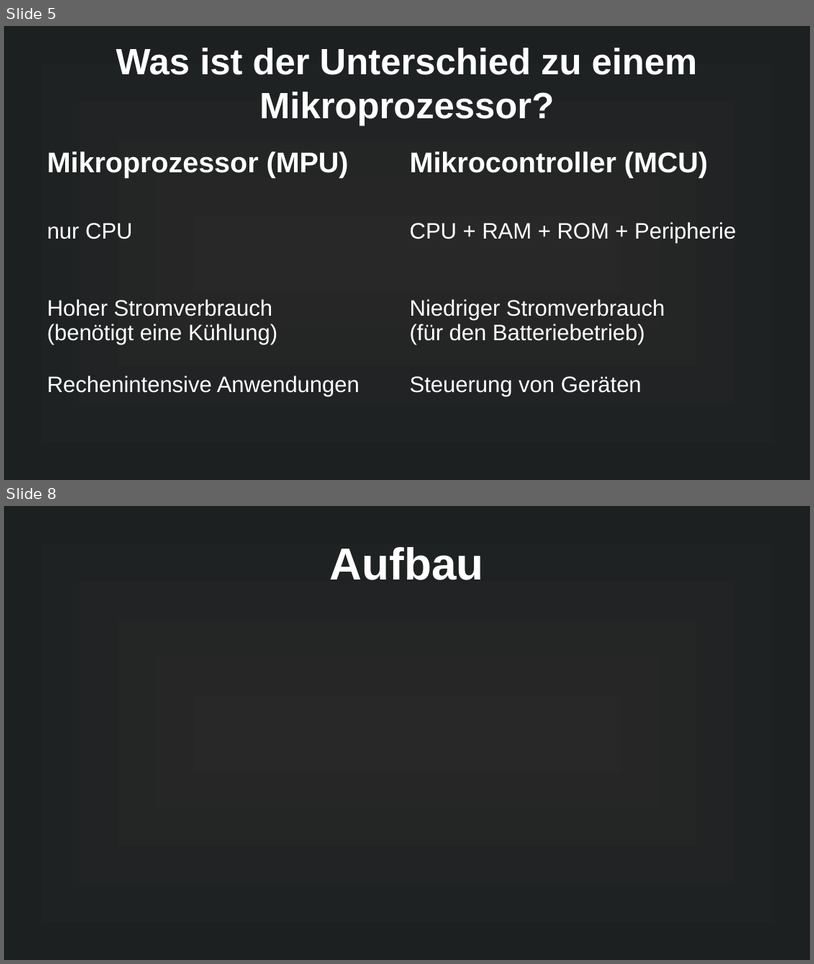
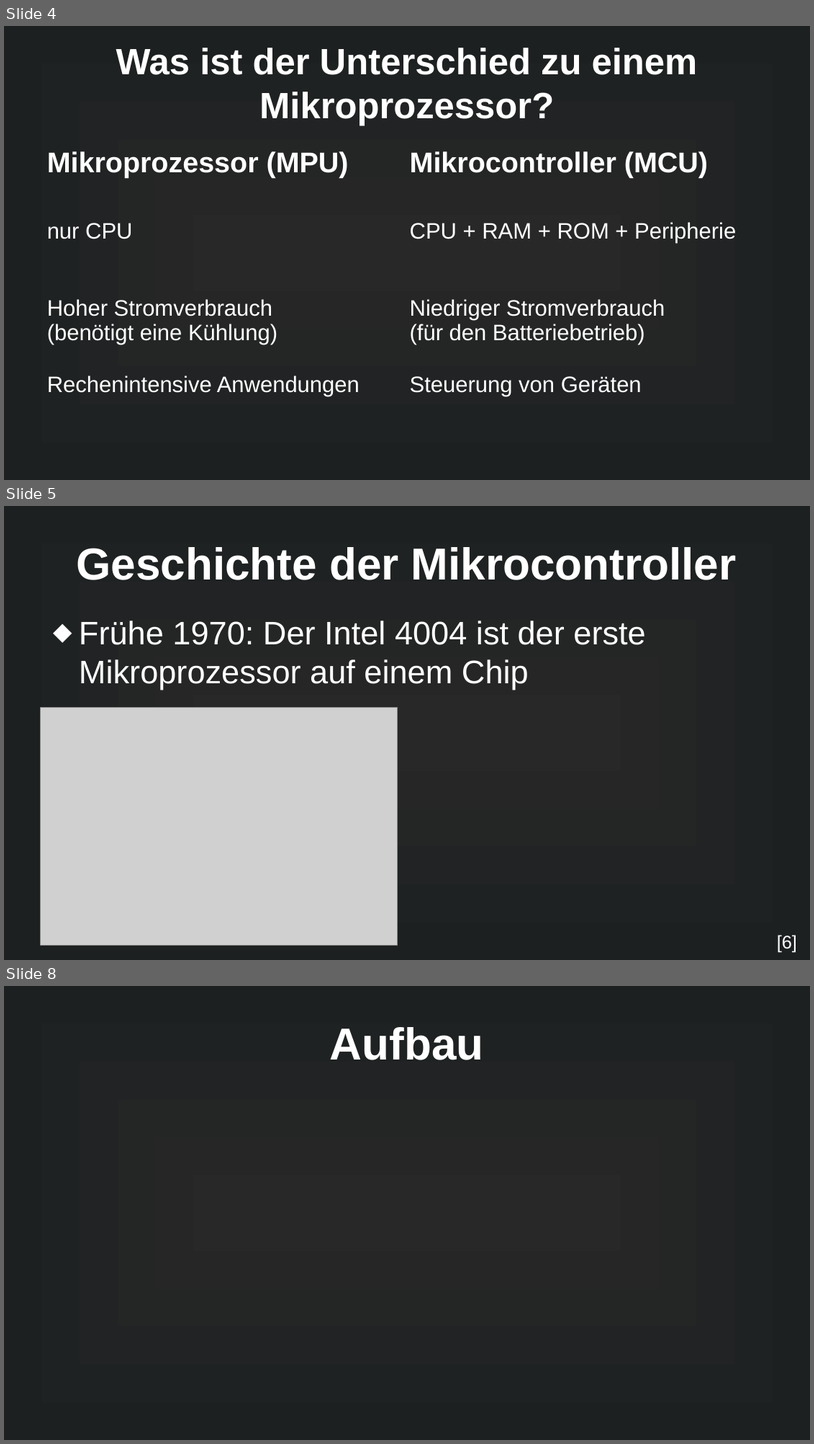
Before and after one commit to MuffinKran24/IMP_GFS, a slide deck: Mikrocontroller_GFS.odp. Shown one above the other, each under a label of ours: slides 5 and 8 before the commit, slides 4, 5 and 8 after it; the slides between them are not shown. The pictures are 814x964 and 814x1444 pixels, drawn with LibreOffice and Linux fonts; fonts in the diff are those of the drawing; grey boxes stand for pictures. Boxes give left, top, right and bottom in pixels: in the first picture for what was removed or moved away, otherwise in the second. Text is boxed around its words. In the diff, an @@ line names an element or a change of style, - is before the commit and + after.

```diff
--- a/Mikrocontroller_GFS.odp
+++ b/Mikrocontroller_GFS.odp
@@ slide 5 added at (4, 506, 810, 960), background gradient #282828 to #1D2021 @@
@@ title added at (77, 547, 737, 580), 44 pt, text #FFFFFF, bold @@
+Geschichte der Mikrocontroller
@@ text added at (79, 620, 646, 690), 32 pt, text #FFFFFF @@
+⬥ Frühe 1970: Der Intel 4004 ist der erste Mikroprozessor auf einem Chip
@@ picture added at (41, 707, 398, 945) @@
@@ text added at (777, 934, 797, 952), 18 pt, text #FFFFFF @@
+[6]
@@ what was slide 5 is now slide 4 @@
```
Also in this commit, not shown: 3 slides changed, 1 slide removed, 3 other files.
